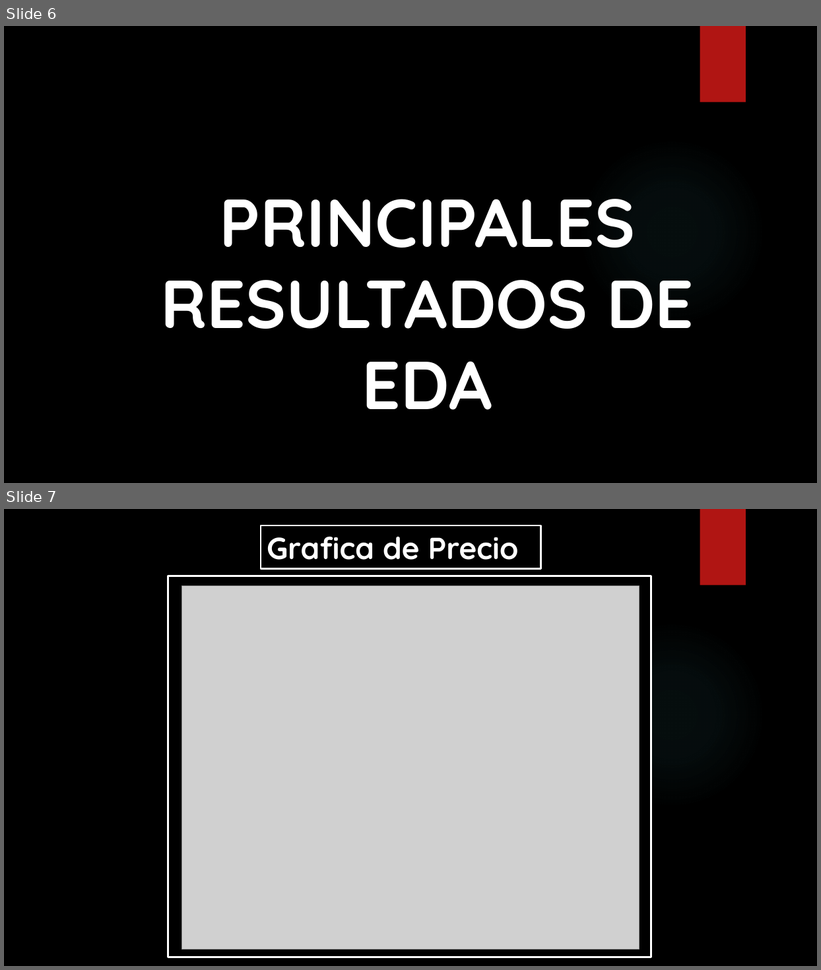
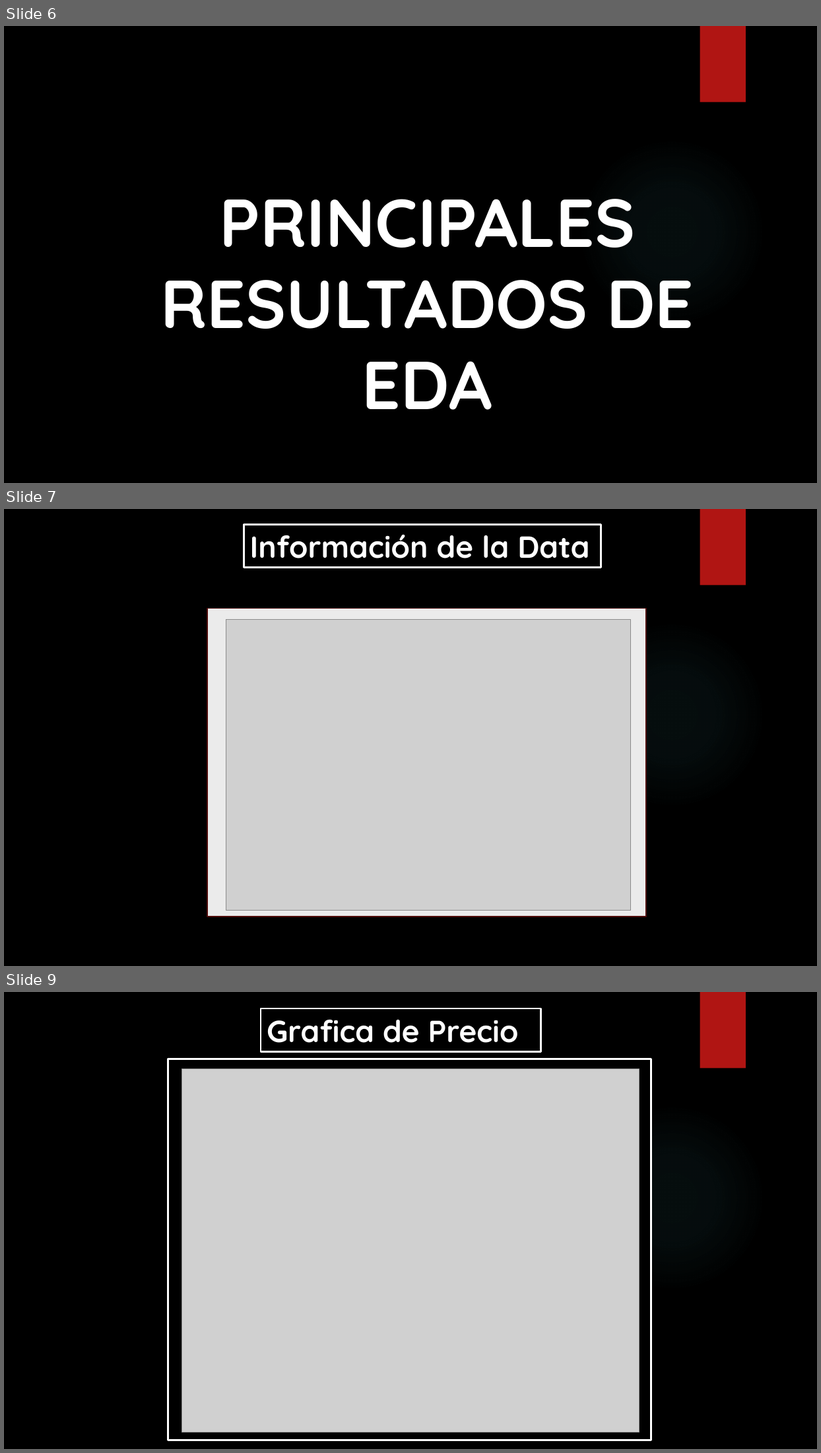
Before and after one commit to Isaac244/Proyecto_Machine_Learning, a slide deck: PROYECTO-MACHINE-LEARNING.pptx. Shown one above the other, each under a label of ours: slides 6 and 7 before the commit, slides 6, 7 and 9 after it; the slides between them are not shown. The pictures are 821x970 and 821x1453 pixels, drawn with LibreOffice and Linux fonts; fonts in the diff are those of the drawing; grey boxes stand for pictures; background and template pictures are left out. Boxes give left, top, right and bottom in pixels: in the first picture for what was removed or moved away, otherwise in the second. Text is boxed around its words. In the diff, an @@ line names an element or a change of style, - is before the commit and + after.

```diff
--- a/PROYECTO-MACHINE-LEARNING.pptx
+++ b/PROYECTO-MACHINE-LEARNING.pptx
@@ slide 7 added at (x1=4, y1=509, x2=817, y2=966), background picture (left out); not listed: 2 template elements that a slide beside it also shows @@
@@ rectangle added at (x1=244, y1=524, x2=601, y2=568), fill #000000, outline #FFFFFF 2.25 pt, 36 pt, text #FFFFFF, bold @@
+Información de la Data
@@ rectangle added at (x1=208, y1=609, x2=646, y2=917), fill #EBEBEB, outline #4D0908 1.5 pt @@
@@ picture added at (x1=226, y1=620, x2=631, y2=911) @@
@@ what was slide 7 is now slide 9 @@
```
Also in this commit, not shown: 12 slides changed, 1 other slide added, 15 other files.
